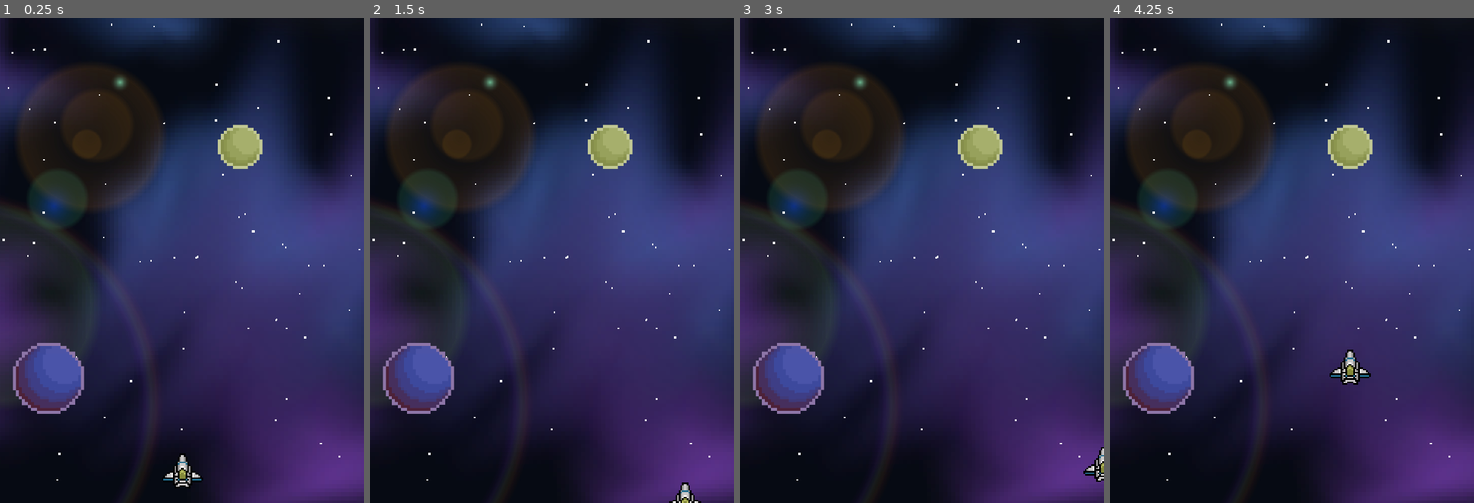
Above: before the commit, frames 1-4 (left to right).
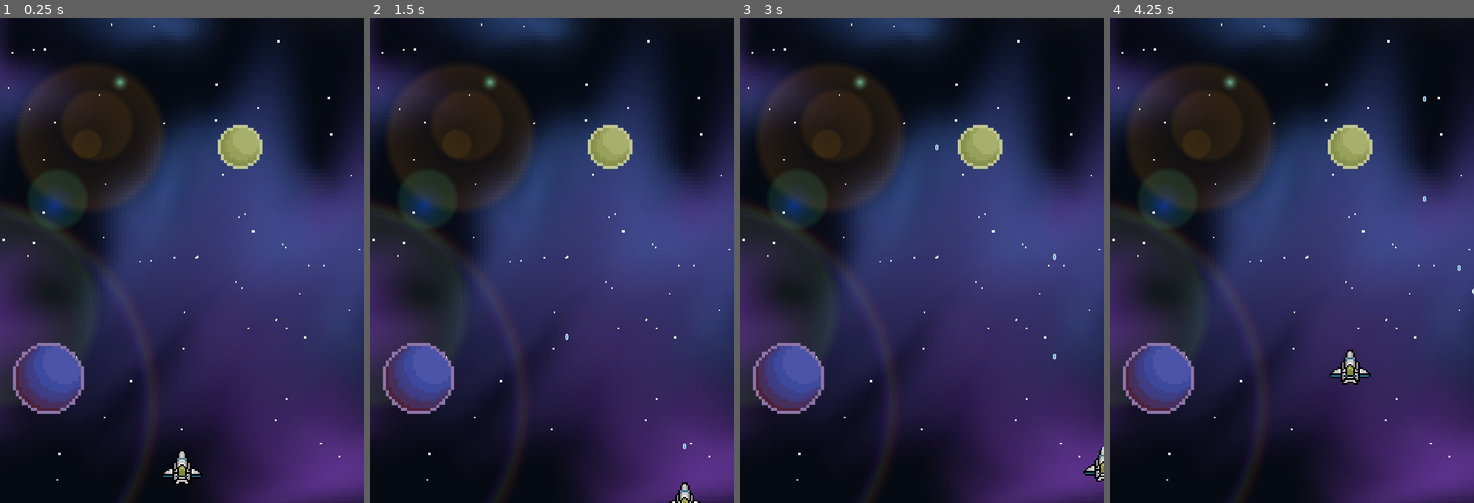
Above: after the commit, the same moments.

Repository: cwilson80/roguelike-bullet-hell
Game: Godot game, scene res://main.tscn
The game is run twice, just before and just after one commit, with the same random seed, the same clock (stepped at 60 frames per second) and the same inputs. The project has no main scene, so this scene is started directly.
Inputs:
- Up to frame 1 (0.25 s): no input
- Up to frame 2 (1.5 s): tap Enter at 0.5 s; hold D (right) 0.53-1.28 s; tap Space (shoot) at 0.6, 1.35 s; hold S (down) from 1.28 s (still down)
- Up to frame 3 (3 s): tap Space (shoot) at 2, 2.1, 2.85 s; release S (down) at 2.03 s; hold D (right) 2.03-2.78 s; hold W (up) from 2.78 s (still down)
- Up to frame 4 (4.25 s): release W (up) at 3.53 s; hold A (left) from 3.53 s (still down); tap Space (shoot) at 3.6 s

The runs differ from the first frame. In frame 1, 0.3% of the frame differs, in the area x 44-56%, y 89-97%; in frame 2, less than 0.1%; in frame 3, less than 0.1%; in frame 4, less than 0.1%.

Commit message:
Added Bullet scene
Added Bullet scene and begun working on implementing enemy death

Diff:
--- /dev/null
+++ b/Bullet.gd
@@ -0,0 +1,20 @@
+extends Area2D
+@export var speed = -250
+
+
+func start(pos):
+	position = pos
+
+
+func _process(delta):
+	position.y += speed * delta
+
+
+func _on_area_entered(area):
+	if area.is_in_group("enemies"):
+		area.explode()
+		queue_free() #removes the node safely to help save resources
+
+
+func _on_visible_on_screen_notifier_2d_screen_exited():
+	queue_free()
--- a/Enemy-Rusher.gd
+++ b/Enemy-Rusher.gd
@@ -31,3 +31,12 @@
 	position.y += speed * delta
 	if position.y > viewport_size.y + 32:
 		start(Vector2(start_pos.x, -spawn_offset))
+
+
+func explode():
+	speed = 0
+	$AnimationPlayer.play("explode")
+	set_deferred("monitoring", false)
+	died.emit(5)
+	await $AnimationPlayer.animation_finished
+	queue_free()
--- /dev/null
+++ b/bullet.tscn
@@ -0,0 +1,24 @@
+[gd_scene load_steps=4 format=3 uid="uid://c546qh7asdv5v"]
+
+[ext_resource type="Script" path="res://Bullet.gd" id="1_jhyqj"]
+[ext_resource type="Texture2D" uid="uid://dsloohhognime" path="res://Pixel Spaceships - Shoot'em Ups pack HD/playerBullet1.png" id="2_7yqmj"]
+
+[sub_resource type="CapsuleShape2D" id="CapsuleShape2D_vrkpd"]
+radius = 3.0
+height = 12.0
+
+[node name="Bullet" type="Area2D"]
+script = ExtResource("1_jhyqj")
+metadata/_edit_group_ = true
+
+[node name="Sprite2D" type="Sprite2D" parent="."]
+scale = Vector2(0.1, 0.1)
+texture = ExtResource("2_7yqmj")
+
+[node name="CollisionShape2D" type="CollisionShape2D" parent="."]
+shape = SubResource("CapsuleShape2D_vrkpd")
+
+[node name="VisibleOnScreenNotifier2D" type="VisibleOnScreenNotifier2D" parent="."]
+
+[connection signal="area_entered" from="." to="." method="_on_area_entered"]
+[connection signal="screen_exited" from="VisibleOnScreenNotifier2D" to="." method="_on_visible_on_screen_notifier_2d_screen_exited"]
--- a/enemy_rusher.tscn
+++ b/enemy_rusher.tscn
@@ -9,18 +9,14 @@
 [sub_resource type="Animation" id="Animation_7gvlh"]
 resource_name = "Bounce"
 
+[sub_resource type="Animation" id="Animation_fqub4"]
+resource_name = "explode"
+length = 0.4
+
 [sub_resource type="AnimationLibrary" id="AnimationLibrary_t3r12"]
 _data = {
-"Bounce": SubResource("Animation_7gvlh")
-}
-
-[sub_resource type="Animation" id="Animation_nqqc2"]
-resource_name = "Explode"
-length = 0.4
-
-[sub_resource type="AnimationLibrary" id="AnimationLibrary_gvild"]
-_data = {
-"Explode": SubResource("Animation_nqqc2")
+"Bounce": SubResource("Animation_7gvlh"),
+"explode": SubResource("Animation_fqub4")
 }
 
 [node name="Enemy_Rusher" type="Area2D" groups=["Enemies"]]
@@ -43,9 +39,4 @@
 "": SubResource("AnimationLibrary_t3r12")
 }
 
-[node name="Explode" type="AnimationPlayer" parent="."]
-libraries = {
-"": SubResource("AnimationLibrary_gvild")
-}
-
 [connection signal="timeout" from="MoveTimer" to="." method="_on_move_timer_timeout"]
--- a/player.gd
+++ b/player.gd
@@ -2,12 +2,39 @@
 
 @onready var screensize = get_viewport_rect().size
 @export var speed = 350
+@export var cooldown = 0.25
+@export var bullet_scene : PackedScene
+var can_shoot = true
 
 func _process(delta):
 	var input = Input.get_vector("left", "right", "up", "down")
 	position += input * speed * delta
 	position = position.clamp(Vector2.ZERO, screensize)
+	if Input.is_action_just_pressed("shoot"):
+		shoot()
+
 
 # Called when the node enters the scene tree for the first time.
 func _ready():
-	pass # Replace with function body.
+	start()
+
+
+func start():
+	position = Vector2(screensize.x/2, screensize.y - 64)
+	$GunCooldown.wait_time = cooldown
+
+
+func shoot():
+	#check if player is able to shoot
+	if not can_shoot:
+		return
+	#if player can shoot, start cooldown and spawn projectile called bullet
+	can_shoot = false
+	$GunCooldown.start()
+	var bullet = bullet_scene.instantiate()
+	get_tree().root.add_child(bullet)
+	bullet.start(position + Vector2(0, -48))
+
+
+func _on_gun_cooldown_timeout():
+	can_shoot = true
--- a/player.tscn
+++ b/player.tscn
@@ -1,7 +1,8 @@
-[gd_scene load_steps=6 format=3 uid="uid://c50vxehsggxm0"]
+[gd_scene load_steps=7 format=3 uid="uid://c50vxehsggxm0"]
 
 [ext_resource type="Script" path="res://player.gd" id="1_5tu1j"]
 [ext_resource type="Texture2D" uid="uid://di5igw0e3pxb1" path="res://Pixel Spaceships - Shoot'em Ups pack HD/P-blue-a.png" id="2_jdq50"]
+[ext_resource type="PackedScene" uid="uid://c546qh7asdv5v" path="res://bullet.tscn" id="2_n0i2m"]
 [ext_resource type="Texture2D" uid="uid://byqjm8h5202mc" path="res://Pixel Spaceships - Shoot'em Ups pack HD/P-blue-a-dodge.png" id="3_e068y"]
 
 [sub_resource type="CapsuleShape2D" id="CapsuleShape2D_uxko2"]
@@ -27,6 +28,7 @@
 [node name="Player" type="Area2D"]
 position = Vector2(361, 903)
 script = ExtResource("1_5tu1j")
+bullet_scene = ExtResource("2_n0i2m")
 
 [node name="P-blue-a" type="Sprite2D" parent="."]
 scale = Vector2(0.196289, 0.196289)
@@ -42,3 +44,8 @@
 scale = Vector2(0.194824, 0.194824)
 sprite_frames = SubResource("SpriteFrames_uth14")
 animation = &"dodge"
+
+[node name="GunCooldown" type="Timer" parent="."]
+one_shot = true
+
+[connection signal="timeout" from="GunCooldown" to="." method="_on_gun_cooldown_timeout"]
Binary file added: Pixel Spaceships - Shoot'em Ups pack HD/playerBullet1.png
Not shown, added: Pixel Spaceships - Shoot'em Ups pack HD/playerBullet1.png.import
Not shown: 1 places in enemy_rusher.tscn that only renumber resources
Not shown, added: Pixel Spaceships - Shoot'em Ups pack HD/Exp93DD.tmp
